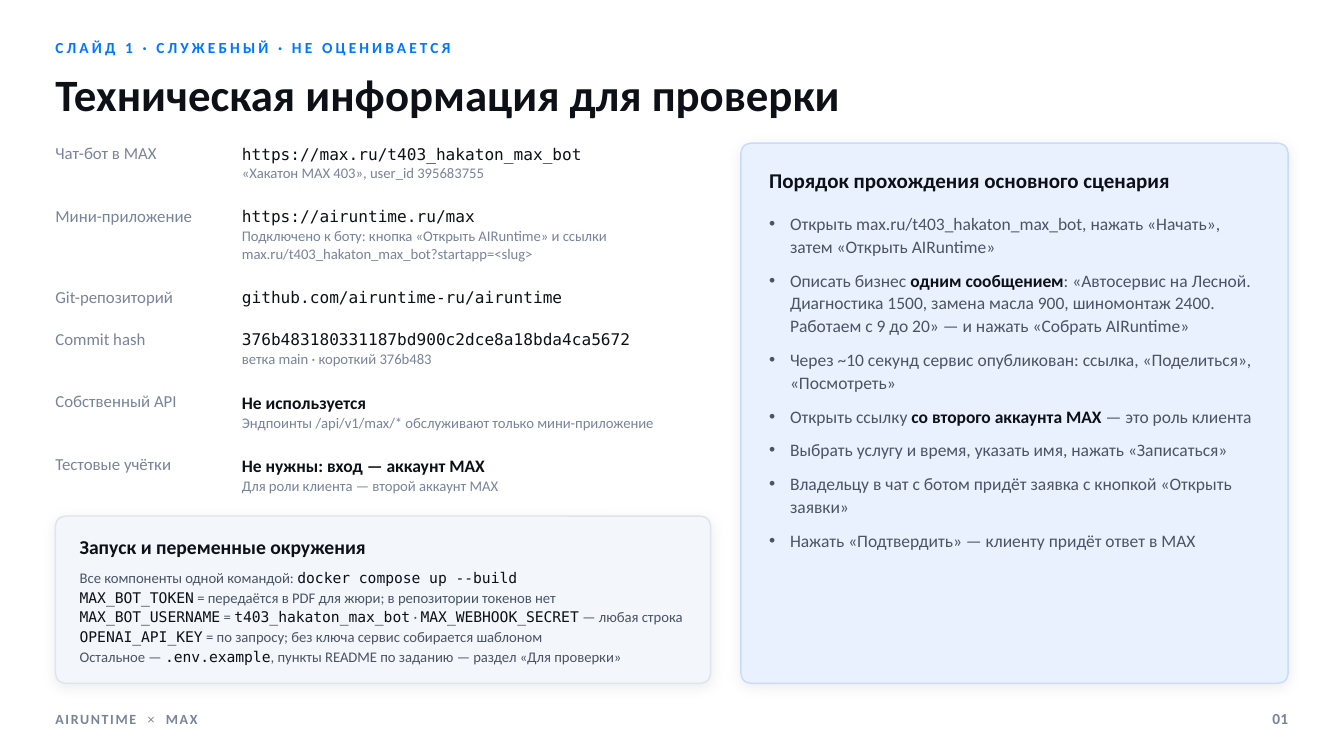
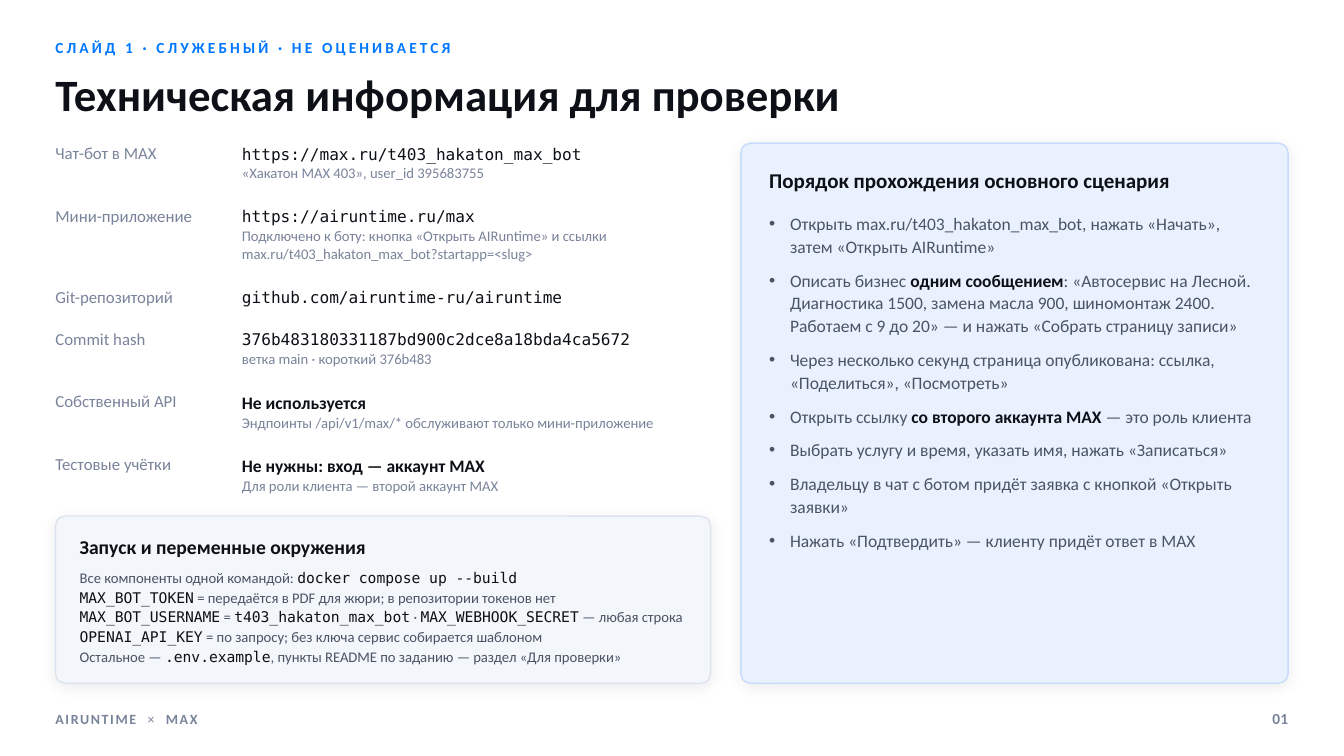
Before and after one commit to airuntime-ru/airuntime, a slide deck: slide 1 of docs/max-presentation/presentation.pptx. Drawn at 1344x756 pixels with LibreOffice and Linux fonts; fonts in the diff are those of the drawing. Boxes give left, top, right and bottom in pixels: in the first picture for what was removed or moved away, otherwise in the second. Text is boxed around its words. In the diff, an @@ line names an element or a change of style, - is before the commit and + after.

```diff
--- a/docs/max-presentation/presentation.pptx
+++ b/docs/max-presentation/presentation.pptx
@@ text at (790, 275, 1251, 392): text changed @@
-• Описать бизнес одним сообщением: «Автосервис на Лесной. Диагностика 1500, замена масла 900, шиномонтаж 2400. Работаем с 9 до 20» — и нажать «Собрать AIRuntime»
-• Через ~10 секунд сервис опубликован: ссылка, «Поделиться», «Посмотреть»
+• Описать бизнес одним сообщением: «Автосервис на Лесной. Диагностика 1500, замена масла 900, шиномонтаж 2400. Работаем с 9 до 20» — и нажать «Собрать страницу записи»
+• Через несколько секунд страница опубликована: ссылка, «Поделиться», «Посмотреть»
```
Also in this commit, not shown: 2 other slides changed, 8 other files.
